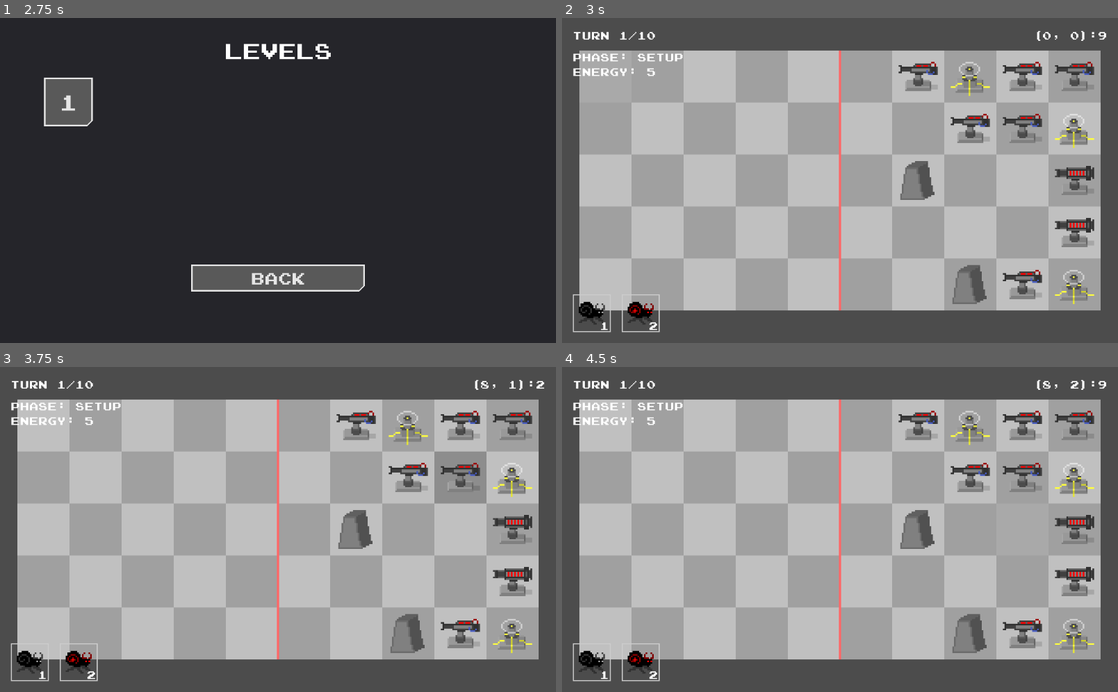
Above: before the commit, frames 1-4 (two rows, left to right).
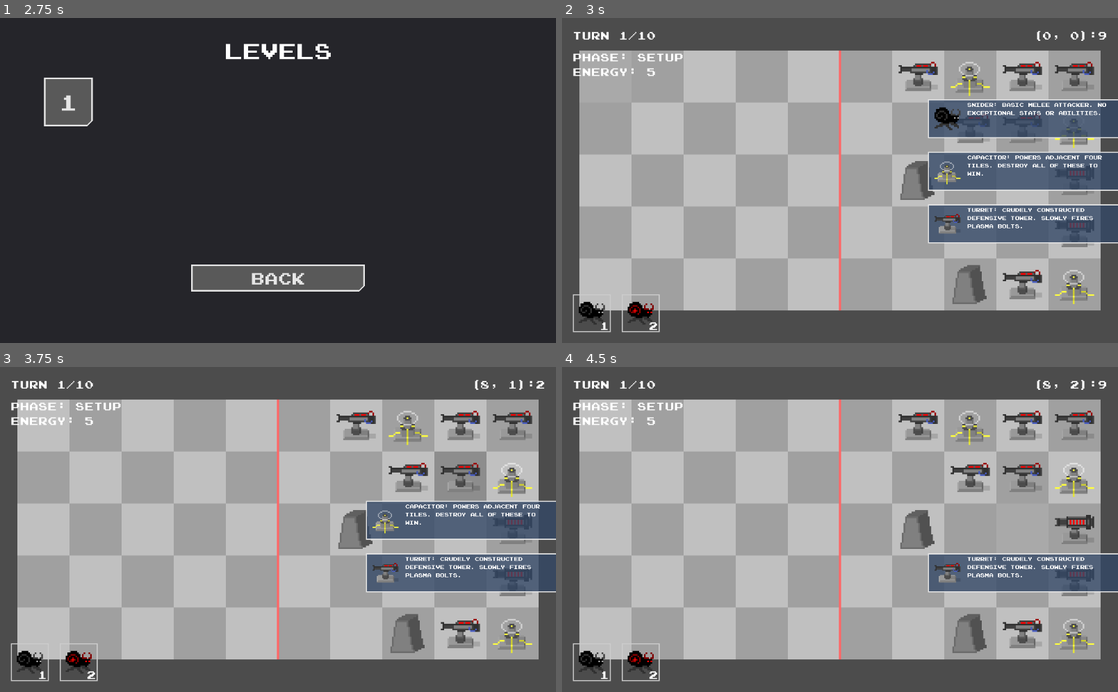
Above: after the commit, the same moments.

Repository: Exospud/Ephemera
Game: Godot game, scene res://screens/title/TitleScreen.tscn
The game is run twice, just before and just after one commit, with the same random seed, the same clock (stepped at 60 frames per second) and the same inputs.
Inputs (mouse positions are in pixels of both pictures, inside the frame that each line leads up to):
- Up to frame 1 (2.75 s): click "Play" at 0.5 s; click "Back" at 1.25 s; click "Play" at 2 s
- Up to frame 2 (3 s): click "1" at 2.75 s
- Up to frame 3 (3.75 s): click (461, 467) at 3.5 s, where only the run after the commit has a clickable "Snider: Basic melee attacker.…"
- Up to frame 4 (4.5 s): click (1023, 519) at 4.25 s, where only the run after the commit has a clickable "Capacitor: Powers adjacent fo…"

Frame 1 is identical in both runs. In frame 2, 11% of the frame differs, in the area x 65-100%, y 25-70%; in frame 3, 7.3%; in frame 4, 3.7%.

Commit message:
Fully functional unit intro slides
+ minor refactoring work

Diff:
--- /dev/null
+++ b/assets/fonts/TextFont.tres
@@ -0,0 +1,7 @@
+[gd_resource type="DynamicFont" load_steps=2 format=2]
+
+[ext_resource path="res://assets/fonts/joystix_monospace.ttf" type="DynamicFontData" id=1]
+
+[resource]
+size = 10
+font_data = ExtResource( 1 )
--- a/assets/ui/imagebutton/UnitButton.tscn
+++ b/assets/ui/image_button/UnitButton.tscn
@@ -1,29 +1,30 @@
-[gd_scene load_steps=7 format=2]
+[gd_scene load_steps=8 format=2]
 
-[ext_resource path="res://assets/ui/imagebutton/image_empty.tres" type="StyleBox" id=1]
-[ext_resource path="res://assets/ui/imagebutton/image_hover.tres" type="StyleBox" id=2]
-[ext_resource path="res://assets/ui/imagebutton/image_pressed.tres" type="StyleBox" id=3]
+[ext_resource path="res://assets/ui/empty.tres" type="StyleBox" id=1]
+[ext_resource path="res://assets/ui/image_button/UnitButton.gd" type="Script" id=2]
+[ext_resource path="res://assets/ui/image_button/image_empty.tres" type="StyleBox" id=3]
 [ext_resource path="res://assets/fonts/LabelFont.tres" type="DynamicFont" id=4]
-[ext_resource path="res://assets/ui/empty.tres" type="StyleBox" id=5]
-[ext_resource path="res://assets/ui/imagebutton/UnitButton.gd" type="Script" id=6]
+[ext_resource path="res://assets/ui/image_button/image_hover.tres" type="StyleBox" id=5]
+[ext_resource path="res://assets/ui/image_button/image_pressed.tres" type="StyleBox" id=6]
+[ext_resource path="res://assets/missing.png" type="Texture" id=7]
 
 [node name="UnitButton" type="Button"]
-margin_left = -35.0
-margin_top = -35.0
-margin_right = 35.0
-margin_bottom = 35.0
+anchor_top = 1.0
+anchor_bottom = 1.0
+margin_top = -70.0
+margin_right = 70.0
 grow_horizontal = 2
 grow_vertical = 2
 focus_mode = 0
-custom_styles/hover = ExtResource( 2 )
-custom_styles/pressed = ExtResource( 3 )
-custom_styles/focus = ExtResource( 5 )
-custom_styles/disabled = ExtResource( 5 )
-custom_styles/normal = ExtResource( 1 )
+custom_styles/hover = ExtResource( 5 )
+custom_styles/pressed = ExtResource( 6 )
+custom_styles/focus = ExtResource( 1 )
+custom_styles/disabled = ExtResource( 1 )
+custom_styles/normal = ExtResource( 3 )
 toggle_mode = true
 action_mode = 0
 enabled_focus_mode = 0
-script = ExtResource( 6 )
+script = ExtResource( 2 )
 __meta__ = {
 "_edit_lock_": true
 }
@@ -39,6 +40,7 @@
 margin_bottom = 24.0
 grow_horizontal = 2
 grow_vertical = 2
+texture = ExtResource( 7 )
 stretch_mode = 1
 __meta__ = {
 "_edit_lock_": true
@@ -51,6 +53,7 @@
 anchor_bottom = 1.0
 margin_top = -24.0
 custom_fonts/font = ExtResource( 4 )
+text = "-1"
 align = 2
 valign = 2
 __meta__ = {
--- /dev/null
+++ b/assets/ui/intro_slide/IntroSlide.gd
@@ -0,0 +1,23 @@
+extends Button
+
+
+export(Texture) var texture = preload("res://assets/missing.png")
+export var label_text := ""
+export var despawn_time := 30
+
+onready var _stage := $"../../../Stage"
+
+
+# Called when the node enters the scene tree for the first time.
+func _ready():
+	$TextureRect.texture = self.texture
+	$Label.text = self.label_text
+	$DespawnTimer.start(despawn_time)
+
+
+func _on_mouse_enter():
+	_stage.can_place = false
+
+
+func _on_mouse_exit():
+	_stage.can_place = true
--- /dev/null
+++ b/assets/ui/intro_slide/IntroSlide.tscn
@@ -0,0 +1,61 @@
+[gd_scene load_steps=6 format=2]
+
+[ext_resource path="res://assets/ui/intro_slide/intro_slide.tres" type="StyleBox" id=1]
+[ext_resource path="res://assets/missing.png" type="Texture" id=2]
+[ext_resource path="res://assets/fonts/TextFont.tres" type="DynamicFont" id=3]
+[ext_resource path="res://assets/ui/intro_slide/IntroSlide.gd" type="Script" id=4]
+[ext_resource path="res://assets/ui/empty.tres" type="StyleBox" id=5]
+
+[node name="IntroSlide" type="Button"]
+anchor_left = 1.0
+anchor_top = 0.25
+anchor_right = 1.0
+anchor_bottom = 0.25
+margin_left = -350.0
+margin_bottom = 72.0
+focus_mode = 0
+custom_styles/hover = ExtResource( 1 )
+custom_styles/pressed = ExtResource( 1 )
+custom_styles/focus = ExtResource( 5 )
+custom_styles/disabled = ExtResource( 5 )
+custom_styles/normal = ExtResource( 1 )
+enabled_focus_mode = 0
+script = ExtResource( 4 )
+__meta__ = {
+"_edit_lock_": true
+}
+
+[node name="TextureRect" type="TextureRect" parent="."]
+anchor_top = 0.5
+anchor_bottom = 0.5
+margin_left = 12.0
+margin_top = -24.0
+margin_right = 60.0
+margin_bottom = 24.0
+texture = ExtResource( 2 )
+stretch_mode = 1
+__meta__ = {
+"_edit_lock_": true
+}
+
+[node name="Label" type="Label" parent="."]
+anchor_right = 1.0
+anchor_bottom = 1.0
+margin_left = 72.0
+margin_top = 4.0
+margin_right = -4.0
+margin_bottom = -4.0
+custom_fonts/font = ExtResource( 3 )
+text = "placeholder text"
+autowrap = true
+__meta__ = {
+"_edit_lock_": true
+}
+
+[node name="DespawnTimer" type="Timer" parent="."]
+
+[connection signal="mouse_entered" from="." to="." method="_on_mouse_enter"]
+[connection signal="mouse_exited" from="." to="." method="_on_mouse_exit"]
+[connection signal="pressed" from="." to="." method="queue_free"]
+[connection signal="pressed" from="." to="." method="_on_mouse_exit"]
+[connection signal="timeout" from="DespawnTimer" to="." method="queue_free"]
--- /dev/null
+++ b/assets/ui/intro_slide/intro_slide.tres
@@ -0,0 +1,10 @@
+[gd_resource type="StyleBoxFlat" format=2]
+
+[resource]
+bg_color = Color( 0.2, 0.283333, 0.4, 0.784314 )
+border_width_left = 2
+border_width_top = 2
+border_width_bottom = 2
+border_color = Color( 0.9, 0.9, 0.9, 1 )
+corner_detail = 1
+anti_aliasing = false
--- a/assets/ui/textbutton/LevelButton.tscn
+++ b/assets/ui/text_button/LevelButton.tscn
@@ -1,8 +1,8 @@
 [gd_scene load_steps=4 format=2]
 
-[ext_resource path="res://assets/ui/textbutton/TextButton.tscn" type="PackedScene" id=1]
+[ext_resource path="res://assets/ui/text_button/TextButton.tscn" type="PackedScene" id=1]
 [ext_resource path="res://assets/fonts/TitleFont.tres" type="DynamicFont" id=2]
-[ext_resource path="res://assets/ui/textbutton/LevelButton.gd" type="Script" id=3]
+[ext_resource path="res://assets/ui/text_button/LevelButton.gd" type="Script" id=3]
 
 [node name="LevelButton" instance=ExtResource( 1 )]
 margin_left = -45.0
--- a/game/stage/Stage.gd
+++ b/game/stage/Stage.gd
@@ -19,11 +19,14 @@
 
 ## Called when the node enters the scene tree for the first time.
 func _ready():
-	var new_level = Properties.level_assets[Properties.current_level].scene.instance()
-	add_child(new_level)
-	_level = new_level
+	var assets = Properties.level_assets[Properties.current_level]
+	_level = assets.scene.instance()
+	add_child(_level)
 
+	_select_buttons.clear_children()
 	_select_buttons.set_buttons(_level)
+	_select_buttons.set_intro_slides(assets.unlocks)
+
 	time_elapsed = _level.base_turn_duration
 	_end_timer.set_paused(true)
 	_end_turn()
@@ -45,7 +48,7 @@
 # Check members of entity groups
 func _check_groups():
 	# The level is considered won if all towers are destroyed
-	if get_tree().get_nodes_in_group(str(Entity.Alignment.ENEMY)).empty():
+	if get_tree().get_nodes_in_group("powered").empty():
 		_end_timer.set_paused(false)
 
 	# End the current turn if no friendly units remain
@@ -120,7 +123,7 @@
 
 
 func _end_game():
-	if get_tree().get_nodes_in_group(str(Entity.Alignment.ENEMY)).empty():
+	if get_tree().get_nodes_in_group("powered").empty():
 		var level_unlocks : Array = Properties.level_assets[Properties.current_level].unlocks.levels
 		Properties.unlocked_levels.append_array(level_unlocks)
 		get_tree().change_scene("res://screens/win/WinScreen.tscn")
--- a/global/Properties.gd
+++ b/global/Properties.gd
@@ -27,7 +27,7 @@
 const tower_assets := {
 	Towers.CAPACITOR: {
 		"name": "Capacitor",
-		"desc": "Powers adjacent 4 tiles. Cannot Attack. Destroy all of these to win.",
+		"desc": "Powers adjacent four tiles. Destroy all of these to win.",
 		"texture": preload("res://game/entities/towers/Capacitor/capacitor.png")
 	},
 	Towers.TURRET: {
@@ -42,7 +42,7 @@
 	},
 	Towers.BARRICADE: {
 		"name": "Barricade",
-		"desc": "Defensive structure with high health. Cannot attack.",
+		"desc": "Defensive structure with high health. No abilities.",
 		"texture": preload("res://game/entities/towers/Barricade/barricade.png")
 	},
 }
--- a/screens/loss/LossScreen.tscn
+++ b/screens/loss/LossScreen.tscn
@@ -1,7 +1,7 @@
 [gd_scene load_steps=4 format=2]
 
 [ext_resource path="res://assets/ui/TextLabel.tscn" type="PackedScene" id=1]
-[ext_resource path="res://assets/ui/textbutton/TextButton.tscn" type="PackedScene" id=2]
+[ext_resource path="res://assets/ui/text_button/TextButton.tscn" type="PackedScene" id=2]
 [ext_resource path="res://screens/loss/LossScreen.gd" type="Script" id=3]
 
 [node name="LossScreen" type="Panel"]
--- a/screens/play/PauseMenu.tscn
+++ b/screens/play/PauseMenu.tscn
@@ -2,7 +2,7 @@
 
 [ext_resource path="res://screens/play/PauseMenu.gd" type="Script" id=1]
 [ext_resource path="res://assets/ui/TextLabel.tscn" type="PackedScene" id=2]
-[ext_resource path="res://assets/ui/textbutton/TextButton.tscn" type="PackedScene" id=3]
+[ext_resource path="res://assets/ui/text_button/TextButton.tscn" type="PackedScene" id=3]
 
 [node name="PauseMenu" type="ColorRect"]
 pause_mode = 2
--- a/screens/play/SelectButtons.gd
+++ b/screens/play/SelectButtons.gd
@@ -1,27 +1,27 @@
 extends Control
 
 
-const PL_UNIT_BUTTON := preload("res://assets/ui/imagebutton/UnitButton.tscn")
+const PL_UNIT_BUTTON := preload("res://assets/ui/image_button/UnitButton.tscn")
+const PL_INTRO_SLIDE := preload("res://assets/ui/intro_slide/IntroSlide.tscn")
+
+
+func clear_children():
+	for child in self.get_children():
+		self.remove_child(child)
+		child.queue_free()
 
 
 ## Sets the GUI's unit buttons
 func set_buttons(level: Level):
-	for child in self.get_children():
-		self.remove_child(child)
-		child.queue_free()
-
 	var margin_size = Vector2(20, 20)
 
 	## Generating buttons according to units allowed in current level
 	for i in range(0, level.spawnable.size()):
-		var unit_button = PL_UNIT_BUTTON.instance()
+		var unit_button := PL_UNIT_BUTTON.instance()
 		var spawn = Properties.unit_assets[level.spawnable[i]]
 		unit_button.texture = spawn.texture
 		unit_button.label_text = spawn.cost
 		unit_button.spawn = level.spawnable[i]
-
-		unit_button.anchor_right = 0.0
-		unit_button.anchor_top = 1.0
 
 		var button_size = unit_button.rect_size
 
@@ -31,3 +31,38 @@
 		unit_button.margin_right = (i+1)*(margin_size.x + button_size.x)
 
 		add_child(unit_button)
+
+
+func set_intro_slides(unlocks):
+	var i := 0
+	var margin_y := 25
+
+	for j in range(0, unlocks.units.size()):
+		var intro_slide := PL_INTRO_SLIDE.instance()
+		var unit = Properties.unit_assets[unlocks.units[j]]
+
+		intro_slide.texture = unit.texture
+		intro_slide.label_text = unit.name + ": " + unit.desc
+
+		var slide_size = intro_slide.rect_size
+		intro_slide.margin_top = i*(margin_y + slide_size.y)
+		intro_slide.margin_bottom = slide_size.y + i*(margin_y + slide_size.y)
+
+		add_child(intro_slide)
+
+		i += 1
+
+	for j in range(0, unlocks.towers.size()):
+		var intro_slide := PL_INTRO_SLIDE.instance()
+		var tower = Properties.tower_assets[unlocks.towers[j]]
+
+		intro_slide.texture = tower.texture
+		intro_slide.label_text = tower.name + ": " + tower.desc
+
+		var slide_size = intro_slide.rect_size
+		intro_slide.margin_top = i*(margin_y + slide_size.y)
+		intro_slide.margin_bottom = slide_size.y + i*(margin_y + slide_size.y)
+
+		add_child(intro_slide)
+
+		i += 1
--- a/screens/select/LevelSelectScreen.gd
+++ b/screens/select/LevelSelectScreen.gd
@@ -1,7 +1,7 @@
 extends Panel
 
 
-const PL_LEVEL_BUTTON := preload("res://assets/ui/textbutton/LevelButton.tscn")
+const PL_LEVEL_BUTTON := preload("res://assets/ui/text_button/LevelButton.tscn")
 
 
 # Called when the node enters the scene tree for the first time.
--- a/screens/select/LevelSelectScreen.tscn
+++ b/screens/select/LevelSelectScreen.tscn
@@ -1,7 +1,7 @@
 [gd_scene load_steps=4 format=2]
 
 [ext_resource path="res://screens/select/LevelSelectScreen.gd" type="Script" id=1]
-[ext_resource path="res://assets/ui/textbutton/TextButton.tscn" type="PackedScene" id=2]
+[ext_resource path="res://assets/ui/text_button/TextButton.tscn" type="PackedScene" id=2]
 [ext_resource path="res://assets/ui/TextLabel.tscn" type="PackedScene" id=3]
 
 [node name="LevelSelectScreen" type="Panel"]
--- a/screens/title/TitleScreen.tscn
+++ b/screens/title/TitleScreen.tscn
@@ -2,7 +2,7 @@
 
 [ext_resource path="res://screens/title/TitleScreen.gd" type="Script" id=1]
 [ext_resource path="res://assets/ui/TextLabel.tscn" type="PackedScene" id=2]
-[ext_resource path="res://assets/ui/textbutton/TextButton.tscn" type="PackedScene" id=3]
+[ext_resource path="res://assets/ui/text_button/TextButton.tscn" type="PackedScene" id=3]
 
 [node name="TitleScreen" type="Panel"]
 anchor_right = 1.0
--- a/screens/win/WinScreen.tscn
+++ b/screens/win/WinScreen.tscn
@@ -1,7 +1,7 @@
 [gd_scene load_steps=4 format=2]
 
 [ext_resource path="res://assets/ui/TextLabel.tscn" type="PackedScene" id=1]
-[ext_resource path="res://assets/ui/textbutton/TextButton.tscn" type="PackedScene" id=2]
+[ext_resource path="res://assets/ui/text_button/TextButton.tscn" type="PackedScene" id=2]
 [ext_resource path="res://screens/win/WinScreen.gd" type="Script" id=3]
 
 [node name="WinScreen" type="Panel"]
Renamed: assets/ui/hpbar/hpbar_border.tres -> assets/ui/hp_bar/hpbar_border.tres
Renamed: assets/ui/hpbar/hpbar_progress.tres -> assets/ui/hp_bar/hpbar_progress.tres
Renamed: assets/ui/imagebutton/UnitButton.gd -> assets/ui/image_button/UnitButton.gd
Renamed: assets/ui/imagebutton/image_empty.tres -> assets/ui/image_button/image_empty.tres
Renamed: assets/ui/imagebutton/image_hover.tres -> assets/ui/image_button/image_hover.tres
Renamed: assets/ui/imagebutton/image_pressed.tres -> assets/ui/image_button/image_pressed.tres
Renamed: assets/ui/textbutton/LevelButton.gd -> assets/ui/text_button/LevelButton.gd
Renamed: assets/ui/textbutton/TextButton.tscn -> assets/ui/text_button/TextButton.tscn
Renamed: assets/ui/textbutton/text_hover.tres -> assets/ui/text_button/text_hover.tres
Renamed: assets/ui/textbutton/text_normal.tres -> assets/ui/text_button/text_normal.tres
Renamed: assets/ui/textbutton/text_pressed.tres -> assets/ui/text_button/text_pressed.tres
